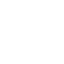
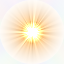
Comparing the layer stacks of the two 64px x 64px images. Changes:
removed layer "*" over [left=16, top=19, right=45, bottom=47]
painted on "Background", masked it over [left=0, top=0, right=64, bottom=64]
